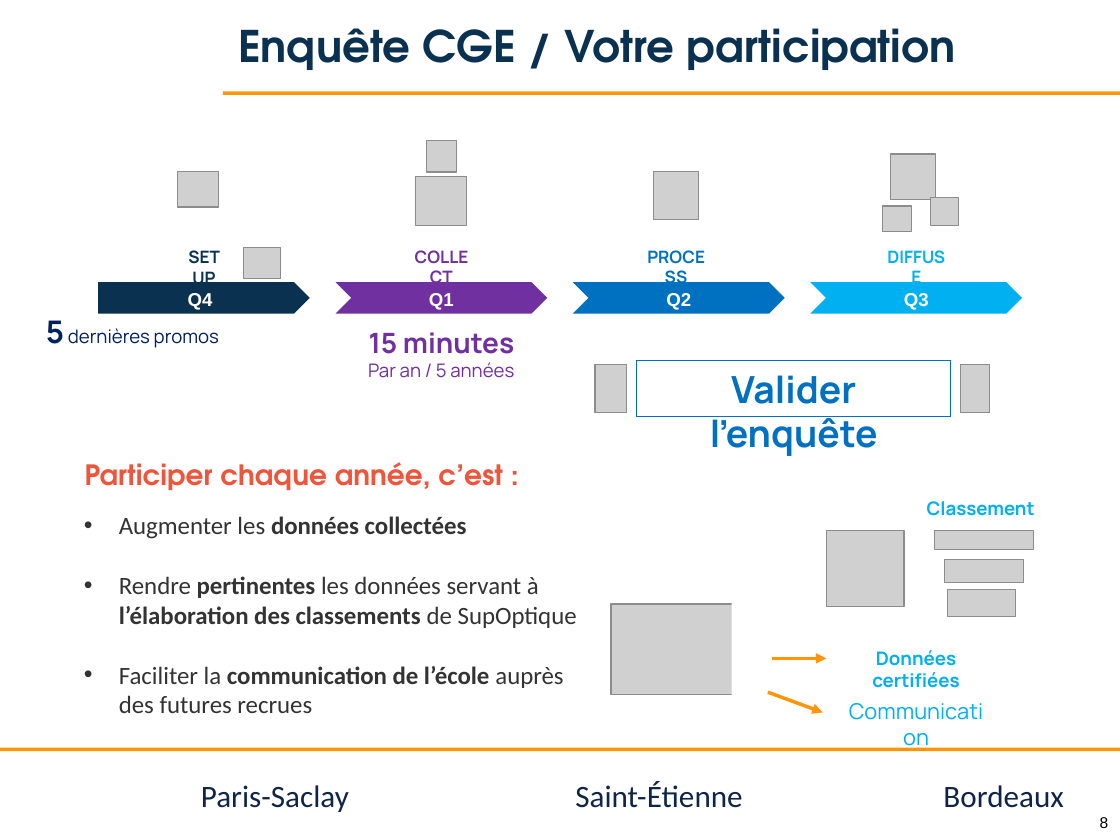
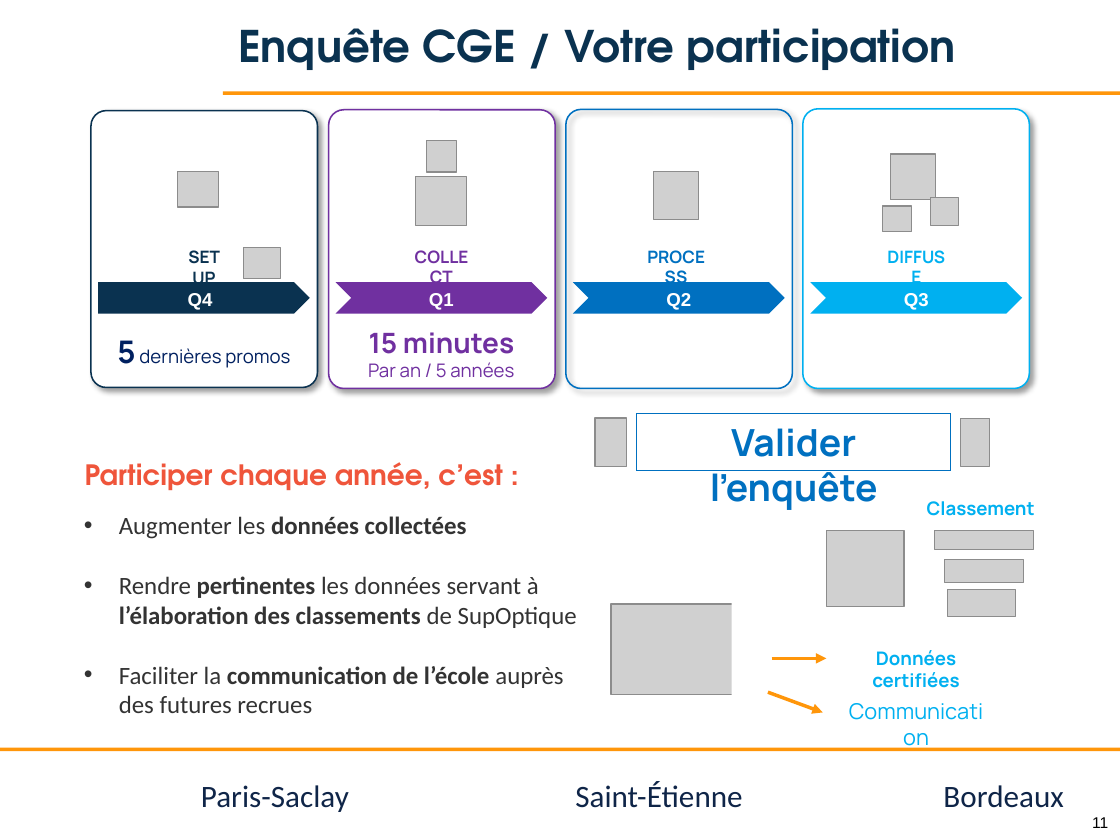
Before and after one commit to jvillemejane/jvillemejane, a slide deck: slide 11 of Presentations/2024_11_21_COFOR_CGE.pptx (slide 8 before the commit). Drawn at 1120x840 pixels with LibreOffice and Linux fonts; fonts in the diff are those of the drawing; grey boxes stand for pictures; background and template pictures are left out. Boxes give left, top, right and bottom in pixels: in the first picture for what was removed or moved away, otherwise in the second. Text is boxed around its words. In the diff, an @@ line names an element or a change of style, - is before the commit and + after.

```diff
--- a/Presentations/2024_11_21_COFOR_CGE.pptx
+++ b/Presentations/2024_11_21_COFOR_CGE.pptx
@@ rounded rectangle added at <box>91,111,317,388</box>, fill #FFFFFF, outline #0A3250 1 pt @@
@@ rounded rectangle added at <box>328,110,554,389</box>, fill #FFFFFF, outline #7030A0 1 pt @@
@@ rounded rectangle added at <box>566,110,792,389</box>, outline #0070C0 1 pt @@
@@ rounded rectangle added at <box>803,109,1029,389</box>, fill #FFFFFF, outline #00B0F0 1 pt @@
@@ text "5 dernières promos": place and size @@
-text "5 dernières promos" at <box>46,320,219,348</box>
+text "5 dernières promos" at <box>117,340,290,368</box>
@@ 2 pictures, 1 rectangle: place and size @@
-2 pictures, 1 rectangle at <box>595,361,990,417</box>
+2 pictures, 1 rectangle at <box>595,414,990,470</box>
@@ page number at <box>1092,817,1108,828</box>: text changed @@
-8
+11
```
Also in this commit, not shown: 3 other slides changed, 4 slides added, 6 slides removed.
